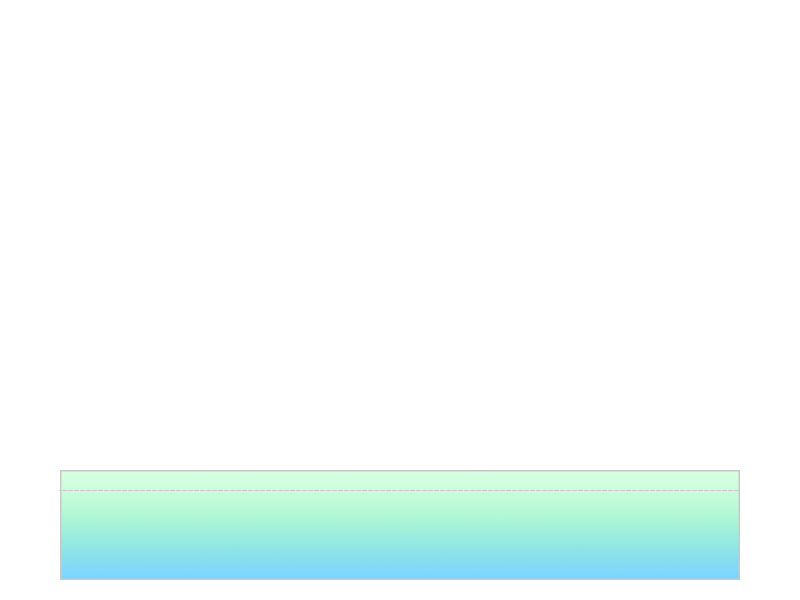
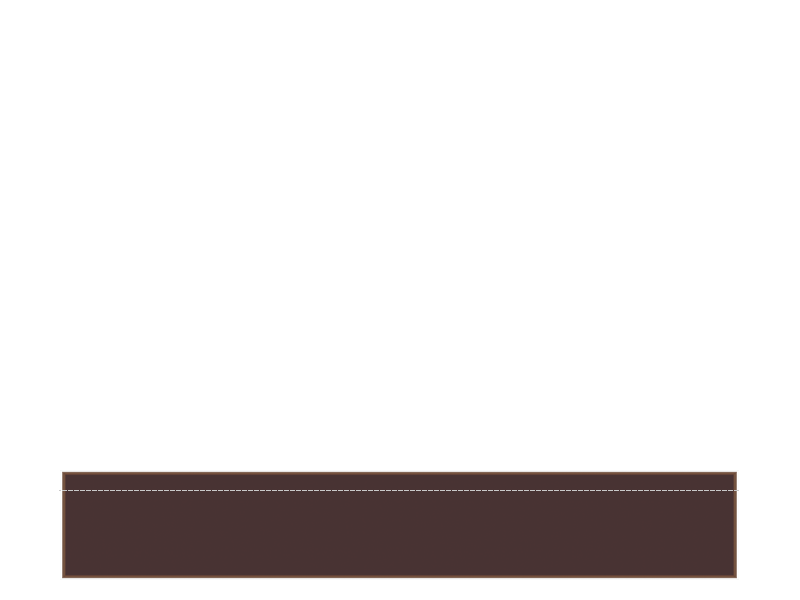
Layered file, before and after one edit (800x600). Changes by layer:
added layer "图层 1" above "矩形 1" over [60, 470, 739, 580]
hid "矩形 1", painted on it over [60, 470, 740, 580]
